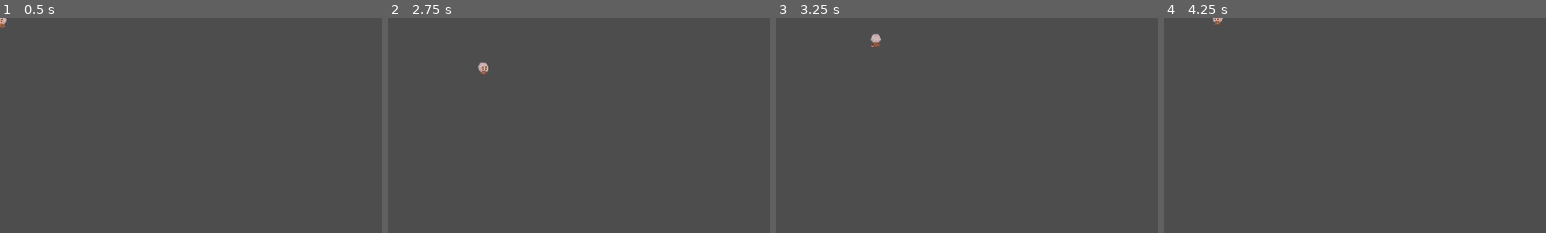
Above: before the commit, frames 1-4 (left to right).
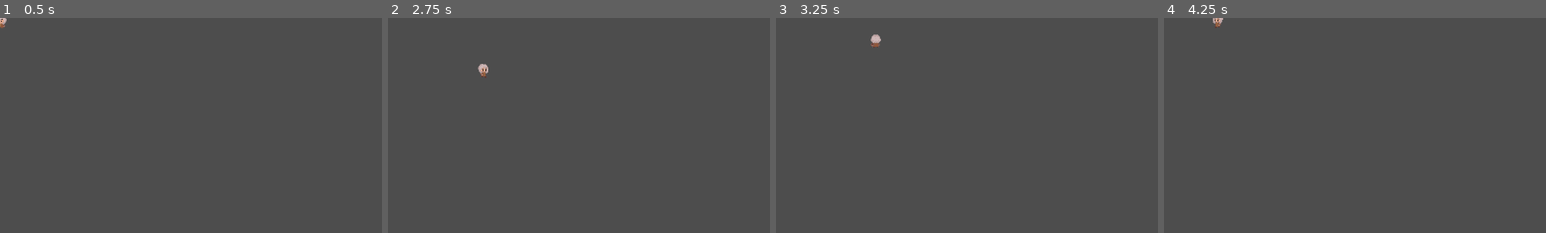
Above: after the commit, the same moments.

Repository: HartFinne/Cozy-Cuisine
Game: Godot game, scene res://Game (movements, npcs, world map, inventory)/Scenes/Player/main_character.tscn
Same seed, same stepped clock (60 frames per second), same inputs: the game is played once before the commit and once after it. This scene is started directly instead of the project's main scene.
Inputs (mouse positions are % of the whole screen's width and height, from its top left):
- Up to frame 1 (0.5 s): no input
- Up to frame 2 (2.75 s): tap Enter at 0.5, 2 s; move the mouse to (72, 45) at 0.52 s; hold D (right) 0.53-1.28 s; click (72, 45) at 0.67 s; tap Space at 1.25 s; move the mouse to (30, 55) at 1.27 s; hold S (down) 1.28-2.03 s; move the mouse to (60, 28) at 2.02 s; hold D (right) from 2.03 s (still down)
- Up to frame 3 (3.25 s): tap Space at 2.75 s; move the mouse to (45, 70) at 2.77 s; release D (right) at 2.78 s; hold W (up) from 2.78 s (still down); click (45, 70) at 2.92 s
- Up to frame 4 (4.25 s): move the mouse to (80, 65) at 3.52 s; release W (up) at 3.53 s; hold A (left) from 3.53 s (still down)
The pictures show only the part of the screen within x 0-50%, y 0-50%; the shares and areas given below are measured in that part.

Frame 1 is identical in both runs. In frame 2, less than 0.1% of the frame differs, in the area x 23-27%, y 20-28%; in frame 3, less than 0.1%; in frame 4, less than 0.1%.

Commit message:
sound epeks
players' footsteps,,,, to follow yung ibang audio

Diff:
--- a/Game (movements, npcs, world map, inventory)/Scenes/Player/main_character.tscn
+++ b/Game (movements, npcs, world map, inventory)/Scenes/Player/main_character.tscn
@@ -9,6 +9,7 @@
 [ext_resource type="Texture2D" uid="uid://b8g526030ho57" path="res://Game (movements, npcs, world map, inventory)/Assets/Players/Main Character [for cutscene]/WALK-RUN/WALK-RUN FRONT/walkrun_front_mc-Sheet.png" id="6_qap5o"]
 [ext_resource type="Texture2D" uid="uid://b6t56tfyoxjry" path="res://Game (movements, npcs, world map, inventory)/Assets/Players/Main Character [for cutscene]/WALK-RUN/WALK-RUN LEFT/walkrun_left_mc-Sheet.png" id="7_xsejs"]
 [ext_resource type="Texture2D" uid="uid://cqgqol2w28r0l" path="res://Game (movements, npcs, world map, inventory)/Assets/Players/Main Character [for cutscene]/WALK-RUN/WALK-RUN RIGHT/walkrun_right_mc-Sheet.png" id="8_s1v6x"]
+[ext_resource type="AudioStream" uid="uid://bhdwp8f6svbjo" path="res://Game (movements, npcs, world map, inventory)/Assets/Sounds/footsteps-boots.mp3" id="10_frv66"]
 
 [sub_resource type="AtlasTexture" id="AtlasTexture_dapiw"]
 atlas = ExtResource("1_4hkeg")
@@ -255,7 +256,7 @@
 }],
 "loop": true,
 "name": &"walk_back",
-"speed": 6.0
+"speed": 7.0
 }, {
 "frames": [{
 "duration": 1.0,
@@ -272,7 +273,7 @@
 }],
 "loop": true,
 "name": &"walk_front",
-"speed": 6.0
+"speed": 7.0
 }, {
 "frames": [{
 "duration": 1.0,
@@ -301,7 +302,7 @@
 }],
 "loop": true,
 "name": &"walk_left",
-"speed": 9.0
+"speed": 10.0
 }, {
 "frames": [{
 "duration": 1.0,
@@ -330,7 +331,7 @@
 }],
 "loop": true,
 "name": &"walk_right",
-"speed": 9.0
+"speed": 10.0
 }]
 
 [sub_resource type="CapsuleShape2D" id="CapsuleShape2D_pj132"]
@@ -343,9 +344,13 @@
 [node name="AnimatedSprite2D" type="AnimatedSprite2D" parent="."]
 position = Vector2(0, -1)
 sprite_frames = SubResource("SpriteFrames_ddntd")
-animation = &"walk_right"
-frame_progress = 0.141326
+animation = &"walk_back"
 
 [node name="CollisionShape2D" type="CollisionShape2D" parent="."]
 position = Vector2(0, 9)
 shape = SubResource("CapsuleShape2D_pj132")
+
+[node name="walk_sfx" type="AudioStreamPlayer2D" parent="."]
+stream = ExtResource("10_frv66")
+volume_db = -5.0
+bus = &"SFX"
--- a/Game (movements, npcs, world map, inventory)/Scenes/Player/player_boy.tscn
+++ b/Game (movements, npcs, world map, inventory)/Scenes/Player/player_boy.tscn
@@ -9,6 +9,7 @@
 [ext_resource type="Texture2D" uid="uid://c2b1djirsmnnh" path="res://Game (movements, npcs, world map, inventory)/Assets/Players/Boy/WALK-RUN/WALK-RUN FRONT/walkrun_front_boy-Sheet.png" id="6_xa8ye"]
 [ext_resource type="Texture2D" uid="uid://micutrr0h6r1" path="res://Game (movements, npcs, world map, inventory)/Assets/Players/Boy/WALK-RUN/WALK-RUN LEFT/walkrun_left_boy-Sheet.png" id="7_yhprx"]
 [ext_resource type="Texture2D" uid="uid://caelgwukj0io" path="res://Game (movements, npcs, world map, inventory)/Assets/Players/Boy/WALK-RUN/WALK-RUN RIGHT/walkrun_right_boy-Sheet.png" id="8_decrv"]
+[ext_resource type="AudioStream" uid="uid://bhdwp8f6svbjo" path="res://Game (movements, npcs, world map, inventory)/Assets/Sounds/footsteps-boots.mp3" id="10_8ix64"]
 
 [sub_resource type="AtlasTexture" id="AtlasTexture_yo2g7"]
 atlas = ExtResource("1_iewc6")
@@ -255,7 +256,7 @@
 }],
 "loop": true,
 "name": &"walk_back",
-"speed": 6.0
+"speed": 7.0
 }, {
 "frames": [{
 "duration": 1.0,
@@ -272,7 +273,7 @@
 }],
 "loop": true,
 "name": &"walk_front",
-"speed": 6.0
+"speed": 7.0
 }, {
 "frames": [{
 "duration": 1.0,
@@ -301,7 +302,7 @@
 }],
 "loop": true,
 "name": &"walk_left",
-"speed": 9.0
+"speed": 10.0
 }, {
 "frames": [{
 "duration": 1.0,
@@ -330,7 +331,7 @@
 }],
 "loop": true,
 "name": &"walk_right",
-"speed": 9.0
+"speed": 10.0
 }]
 
 [sub_resource type="CapsuleShape2D" id="CapsuleShape2D_3bq65"]
@@ -346,8 +347,12 @@
 light_mask = 2
 sprite_frames = SubResource("SpriteFrames_uhnyj")
 animation = &"walk_front"
-frame_progress = 0.166944
 
 [node name="CollisionShape2D" type="CollisionShape2D" parent="."]
 position = Vector2(0, 10)
 shape = SubResource("CapsuleShape2D_3bq65")
+
+[node name="walk_sfx" type="AudioStreamPlayer2D" parent="."]
+stream = ExtResource("10_8ix64")
+volume_db = -5.0
+bus = &"SFX"
--- a/Game (movements, npcs, world map, inventory)/Scenes/Player/player_girl.tscn
+++ b/Game (movements, npcs, world map, inventory)/Scenes/Player/player_girl.tscn
@@ -1,7 +1,8 @@
-[gd_scene load_steps=52 format=3 uid="uid://dldj5wvaik0li"]
-
-[ext_resource type="Script" path="res://Game (movements, npcs, world map, inventory)/Scripts/player_girl.gd" id="1_r4cgo"]
+[gd_scene load_steps=53 format=3 uid="uid://dldj5wvaik0li"]
+
+[ext_resource type="Script" uid="uid://8q7mg6tc3rtf" path="res://Game (movements, npcs, world map, inventory)/Scripts/player_girl.gd" id="1_r4cgo"]
 [ext_resource type="Texture2D" uid="uid://8n68s0r2g2r4" path="res://Game (movements, npcs, world map, inventory)/Assets/Players/Girl/IDLE/IDLE BACK/idle_back_girl-Sheet.png" id="1_y4wgb"]
+[ext_resource type="AudioStream" uid="uid://bhdwp8f6svbjo" path="res://Game (movements, npcs, world map, inventory)/Assets/Sounds/footsteps-boots.mp3" id="2_cmyx2"]
 [ext_resource type="Texture2D" uid="uid://brgui437pc3vc" path="res://Game (movements, npcs, world map, inventory)/Assets/Players/Girl/IDLE/IDLE FRONT/idle_front_girl-Sheet.png" id="2_r4cgo"]
 [ext_resource type="Texture2D" uid="uid://batieav3crpjk" path="res://Game (movements, npcs, world map, inventory)/Assets/Players/Girl/IDLE/IDLE LEFT/idle_left_girl-Sheet.png" id="3_cmyx2"]
 [ext_resource type="Texture2D" uid="uid://7hqxtn01mnbe" path="res://Game (movements, npcs, world map, inventory)/Assets/Players/Girl/IDLE/IDLE RIGHT/idle_right_girl-Sheet.png" id="4_k0dqn"]
@@ -255,7 +256,7 @@
 }],
 "loop": true,
 "name": &"walk_back",
-"speed": 6.0
+"speed": 7.0
 }, {
 "frames": [{
 "duration": 1.0,
@@ -272,7 +273,7 @@
 }],
 "loop": true,
 "name": &"walk_front",
-"speed": 6.0
+"speed": 7.0
 }, {
 "frames": [{
 "duration": 1.0,
@@ -301,7 +302,7 @@
 }],
 "loop": true,
 "name": &"walk_left",
-"speed": 9.0
+"speed": 10.0
 }, {
 "frames": [{
 "duration": 1.0,
@@ -330,7 +331,7 @@
 }],
 "loop": true,
 "name": &"walk_right",
-"speed": 9.0
+"speed": 10.0
 }]
 
 [sub_resource type="CapsuleShape2D" id="CapsuleShape2D_8wog7"]
@@ -342,8 +343,13 @@
 
 [node name="AnimatedSprite2D" type="AnimatedSprite2D" parent="."]
 sprite_frames = SubResource("SpriteFrames_h7pho")
-animation = &"idle_front"
+animation = &"walk_front"
 
 [node name="CollisionShape2D" type="CollisionShape2D" parent="."]
 position = Vector2(0, 10)
 shape = SubResource("CapsuleShape2D_8wog7")
+
+[node name="walk_sfx" type="AudioStreamPlayer2D" parent="."]
+stream = ExtResource("2_cmyx2")
+volume_db = -5.0
+bus = &"SFX"
--- a/Game (movements, npcs, world map, inventory)/Scripts/main_character.gd
+++ b/Game (movements, npcs, world map, inventory)/Scripts/main_character.gd
@@ -2,6 +2,7 @@
 
 @export var move_speed: float = 100
 
+@onready var walk_sfx: AudioStreamPlayer2D = $walk_sfx
 @onready var animated_sprite = $AnimatedSprite2D
 var last_direction = Vector2.DOWN
 
@@ -23,8 +24,17 @@
 	if input_direction != Vector2.ZERO:
 		_play_walk_animation(input_direction)
 		last_direction = input_direction
+
+		# Play walking SFX only once
+		if not walk_sfx.playing:
+			walk_sfx.play()
 	else:
 		_play_idle_animation()
+
+		# Stop SFX when idle
+		if walk_sfx.playing:
+			walk_sfx.stop()
+
 
 func _play_walk_animation(direction: Vector2):
 	if abs(direction.x) > abs(direction.y):
--- a/Game (movements, npcs, world map, inventory)/Scripts/player_boy.gd
+++ b/Game (movements, npcs, world map, inventory)/Scripts/player_boy.gd
@@ -2,6 +2,7 @@
 
 @export var move_speed: float = 100
 
+@onready var walk_sfx: AudioStreamPlayer2D = $walk_sfx
 @onready var animated_sprite = $AnimatedSprite2D
 var last_direction = Vector2.DOWN
 
@@ -23,8 +24,17 @@
 	if input_direction != Vector2.ZERO:
 		_play_walk_animation(input_direction)
 		last_direction = input_direction
+
+		# Play walking SFX only once
+		if not walk_sfx.playing:
+			walk_sfx.play()
 	else:
 		_play_idle_animation()
+
+		# Stop SFX when idle
+		if walk_sfx.playing:
+			walk_sfx.stop()
+
 
 func _play_walk_animation(direction: Vector2):
 	if abs(direction.x) > abs(direction.y):
--- a/Game (movements, npcs, world map, inventory)/Scripts/player_girl.gd
+++ b/Game (movements, npcs, world map, inventory)/Scripts/player_girl.gd
@@ -2,6 +2,7 @@
 
 @export var move_speed: float = 100
 
+@onready var walk_sfx: AudioStreamPlayer2D = $walk_sfx
 @onready var animated_sprite = $AnimatedSprite2D
 var last_direction = Vector2.DOWN
 
@@ -23,8 +24,17 @@
 	if input_direction != Vector2.ZERO:
 		_play_walk_animation(input_direction)
 		last_direction = input_direction
+
+		# Play walking SFX only once
+		if not walk_sfx.playing:
+			walk_sfx.play()
 	else:
 		_play_idle_animation()
+
+		# Stop SFX when idle
+		if walk_sfx.playing:
+			walk_sfx.stop()
+
 
 func _play_walk_animation(direction: Vector2):
 	if abs(direction.x) > abs(direction.y):
--- /dev/null
+++ b/default_bus_layout.tres
@@ -0,0 +1,15 @@
+[gd_resource type="AudioBusLayout" format=3 uid="uid://4u0widpqlyt2"]
+
+[resource]
+bus/1/name = &"Music"
+bus/1/solo = false
+bus/1/mute = false
+bus/1/bypass_fx = false
+bus/1/volume_db = 0.0
+bus/1/send = &"Master"
+bus/2/name = &"SFX"
+bus/2/solo = false
+bus/2/mute = false
+bus/2/bypass_fx = false
+bus/2/volume_db = 2.05373
+bus/2/send = &"Master"
Not shown, added: Game (movements, npcs, world map, inventory)/Assets/Sounds/footsteps-boots.mp3.import
Not shown: 1 places in Game (movements, npcs, world map, inventory)/Scenes/Player/main_character.tscn that only renumber resources
Not shown: 1 places in Game (movements, npcs, world map, inventory)/Scenes/Player/player_boy.tscn that only renumber resources
Not shown, added: Game (movements, npcs, world map, inventory)/Assets/Sounds/footsteps-boots.mp3
